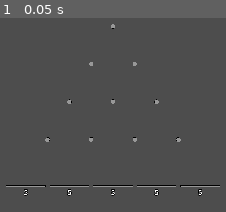
Above: before the commit, frame 1.
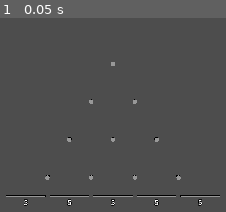
Above: after the commit, the same moment.

Repository: kjbrown-sandbox/pleenko
Game: Godot game, scene res://entities/main/main.tscn
The game is run twice, just before and just after one commit, with the same random seed, the same clock (stepped at 60 frames per second) and the same inputs.
Inputs:
- Up to frame 1 (0.05 s): no input

The runs differ from the first frame. In frame 1, 3.1% of the frame differs, in the area x 2-98%, y 3-97%.

Commit message:
Better variables for bucket spacing

Diff:
--- a/entities/plinko_board/plinko_board.gd
+++ b/entities/plinko_board/plinko_board.gd
@@ -1,3 +1,4 @@
+class_name PlinkoBoard
 extends Node3D
 
 @export var num_rows: int = 2
@@ -19,17 +20,21 @@
 	for child in buckets_container.get_children():
 		child.queue_free()
 
+	var vertical_spacing = space_between_pegs * sqrt(3) / 2 # sqrt because of the 30/60/90 triangle babyyyy
+
 	for i in range(num_rows):
 		var x_offset = -i * space_between_pegs / 2
-		var y = -space_between_pegs * (i - 1) * sqrt(3) / 2 # sqrt because of the 30/60/90 triangle babyyyy
+		var y = -vertical_spacing * i
 		for j in range(i + 1):
 			var peg = PegScene.instantiate()
 			peg.position = Vector3(x_offset + (j * space_between_pegs), y, 0)
 			pegs_container.add_child(peg)
 
 	var num_buckets = num_rows + 1
+	var bucket_x_offset = -space_between_pegs * (num_buckets - 1) / 2
+	var bucket_y_offset = -vertical_spacing * num_rows + vertical_spacing / 2
+	buckets_container.position = Vector3(bucket_x_offset, bucket_y_offset, 0)
 	for i in range(num_buckets):
-		var x_offset = -space_between_pegs * (num_buckets - 1) / 2
 		var bucket = BucketScene.instantiate()
-		bucket.position = Vector3(x_offset + (i * space_between_pegs), -space_between_pegs * (num_rows - 1) + space_between_pegs * 0.2, 0)
+		bucket.position = Vector3((i * space_between_pegs), 0, 0)
 		buckets_container.add_child(bucket)
